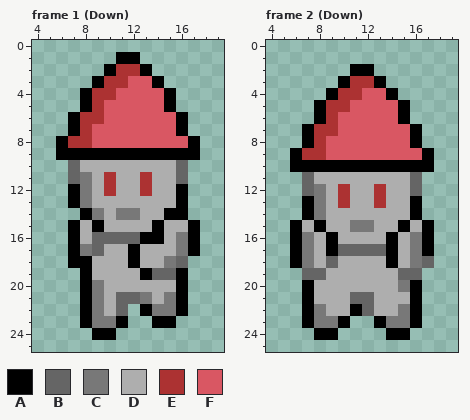
Two versions of one pixel-art file, Dungeon-Crawler (Godot)/dungeonCrawlerAssets/mageClass.aseprite. Above is the file before it was changed.
24x30 pixels, 16 frames. Colours within 5 levels of each other are drawn and written as one. Shown: frame 1 (Down): x 4..19, y 0..25; frame 2 (Down): x 4..19, y 0..25. The commit also changed other frames, which this record leaves out.
Palette (. is transparent): A #000000  B #656565  C #787878  D #aeaeae  E #ac3232  F #d95763
Pixels before, frame 1 (Down), first column x 6:
 1 .....AA.....
 2 ....AEEA....
 3 ...AEEFFA...
 4 ..AEEFFFFA..
 5 ..AEFFFFFA..
 6 .AEEFFFFFFA.
 7 .AEFFFFFFFA.
 8 AEEFFFFFFFFA
 9 AAAAAAAAAAAA
10 .BDDDDDDDDB.
11 .BCDEDDEDDB.
12 .ACDEDDEDDA.
13 .ACDDDDDDDA.
14 ..ACDCCDDAA.
15 .ADADDDDADDA
16 .ADBBBBAADCA
17 .ACBDDADDDCA
18 .AADDDADDCB.
19 ..ADDDDABBA.
20 ..ACDDDDDDA.
21 ..ACDBBCDCA.
22 ..ACDB.ACCA.
23 ..ACCA..AA..
24 ...AA.......
Pixels before, frame 2 (Down), first column x 6:
 2 .....AA.....
 3 ....AEEA....
 4 ...AEEFFA...
 5 ..AEEFFFFA..
 6 ..AEFFFFFA..
 7 .AEEFFFFFFA.
 8 .AEFFFFFFFA.
 9 AEEFFFFFFFFA
10 AAAAAAAAAAAA
11 .BDDDDDDDDB.
12 .BCDEDDEDDB.
13 .ACDEDDEDDA.
14 .ACDDDDDDDA.
15 ADADDCCDDADA
16 ACDADDDDADCA
17 ACDABBBBADCA
18 ACDBDDDDADCB
19 .BBDDDDDDBB.
20 .ADDDDDDDCA.
21 .ADDDBBDDDA.
22 .ACDDABDDCA.
23 .ACCA..ACCA.
24 ..AA....AA..
And afterwards:
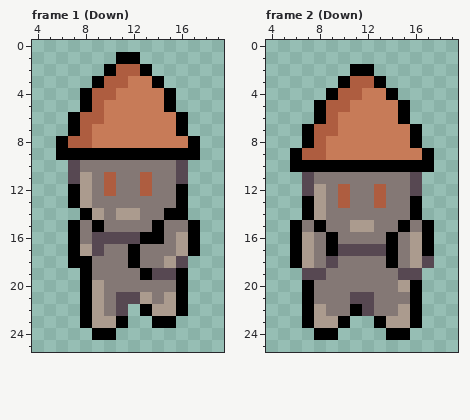
Change:
colour B: #656565 -> #574852
colour C: #787878 -> #ab9b8e
colour D: #aeaeae -> #847875
colour E: #ac3232 -> #ae5d40
colour F: #d95763 -> #c77b58
Changed places in both pictures, as pixel boxes (x1, y1, x2, y2):
changed: (68, 64, 188, 328)
changed: (302, 76, 434, 328)
